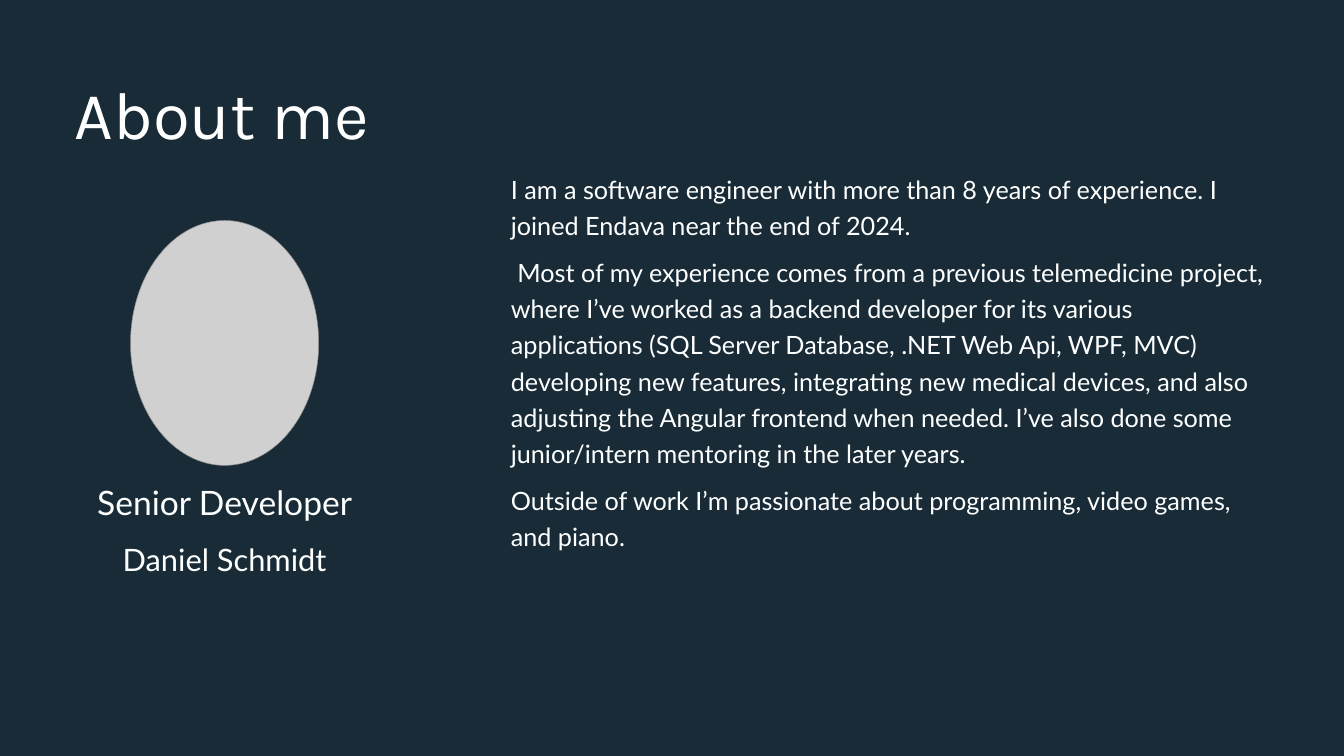
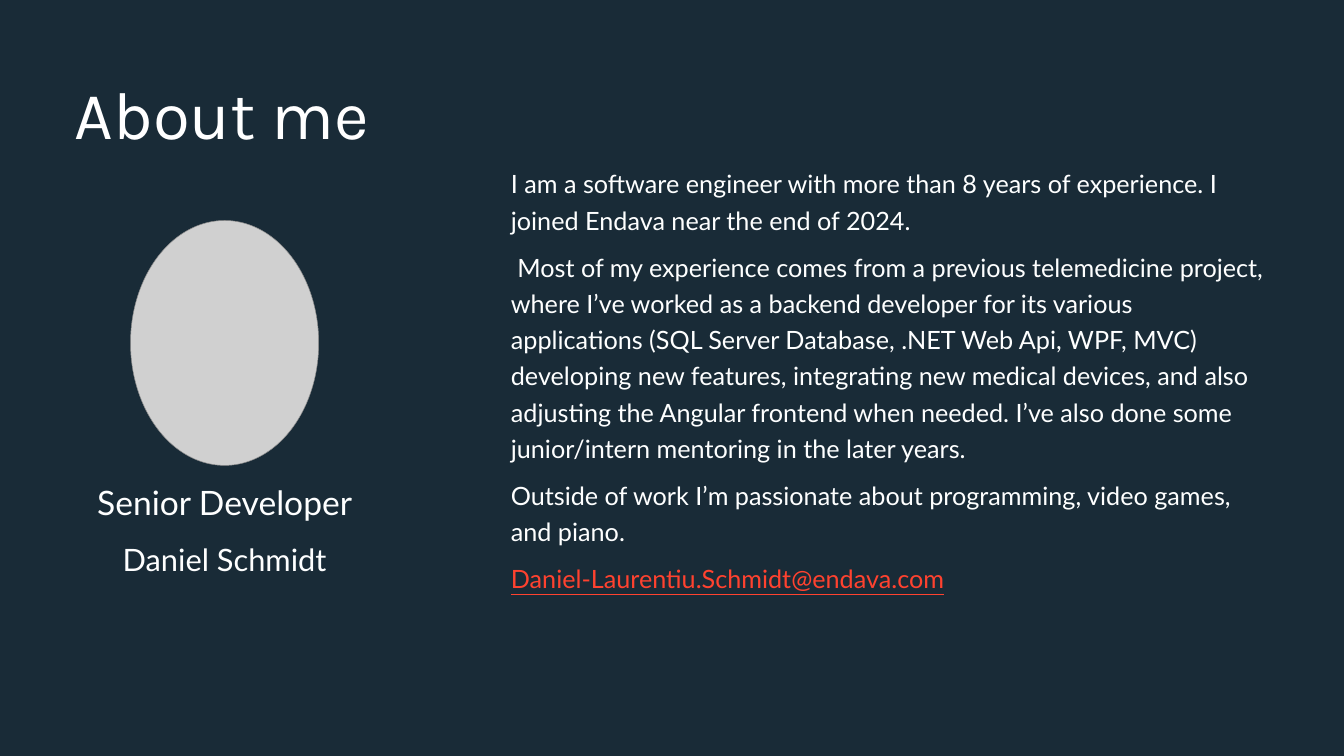
Before and after one commit to Iamsdl/Endava-DesignPatterns, a slide deck: slide 2 of PPT/Back to the basics, explaining design patterns with real life examples - Bridge & Prototype.pptx. Drawn at 1344x756 pixels with LibreOffice and Linux fonts; fonts in the diff are those of the drawing; grey boxes stand for pictures; background and template pictures are left out. Boxes give left, top, right and bottom in pixels: in the first picture for what was removed or moved away, otherwise in the second. Text is boxed around its words. In the diff, an @@ line names an element or a change of style, - is before the commit and + after.

Commit message:
Forgot email

```diff
--- a/PPT/Back to the basics, explaining design patterns with real life examples - Bridge & Prototype.pptx
+++ b/PPT/Back to the basics, explaining design patterns with real life examples - Bridge & Prototype.pptx
@@ text at bbox=[511, 569, 944, 591]: paragraph added @@
+Daniel-Laurentiu.Schmidt@endava.com
```
